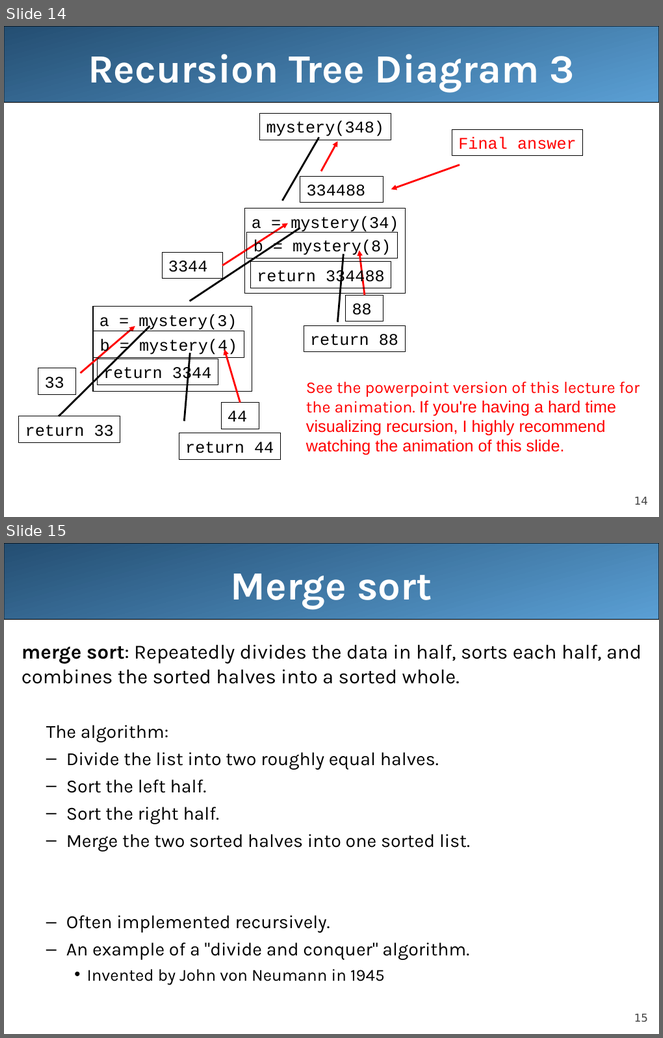
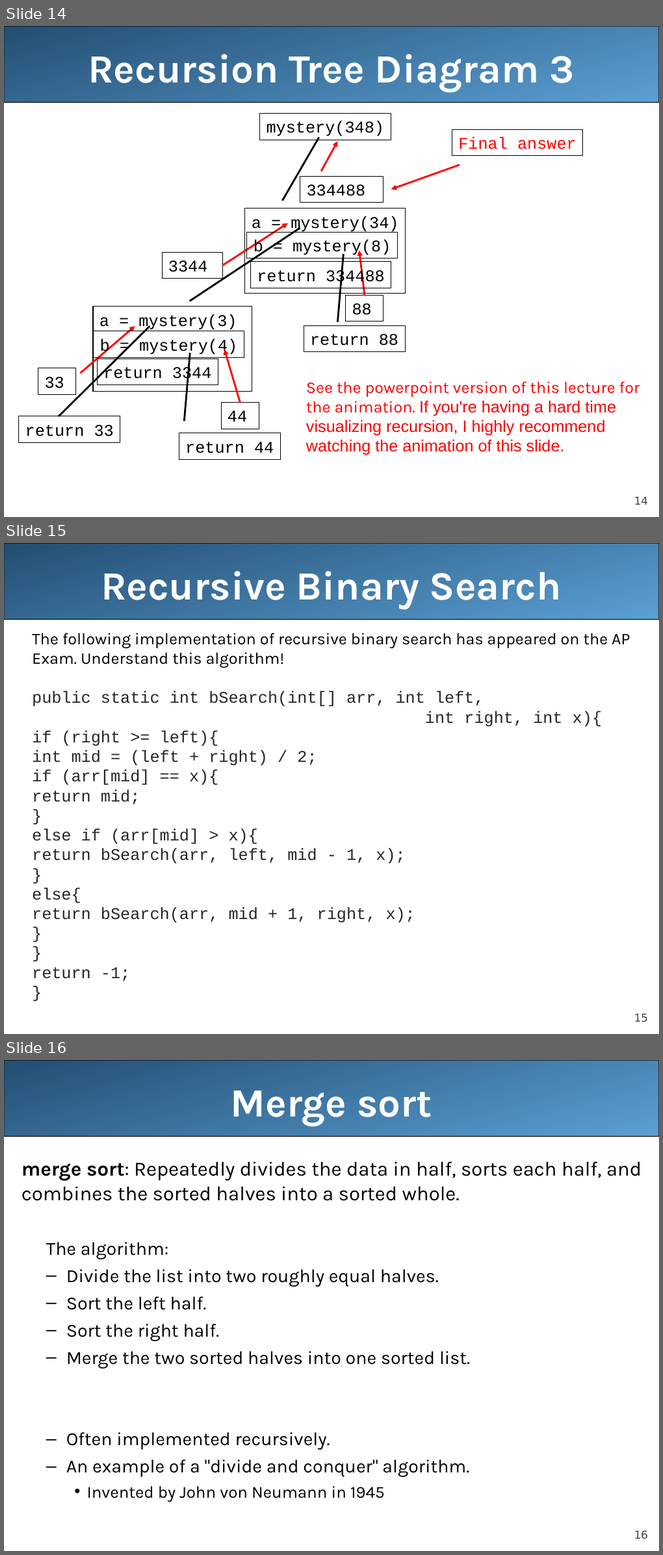
Before and after one commit to LongBaoNguyen/longbaonguyen.github.io, a slide deck: courses/apcsa/lecture23.ppt. Shown one above the other, each under a label of ours: slides 14 and 15 before the commit, slides 14, 15 and 16 after it. The pictures are 663x1038 and 663x1555 pixels, drawn with LibreOffice and Linux fonts; fonts in the diff are those of the drawing. Boxes give left, top, right and bottom in pixels: in the first picture for what was removed or moved away, otherwise in the second. Text is boxed around its words. In the diff, an @@ line names an element or a change of style, - is before the commit and + after.

```diff
--- a/courses/apcsa/lecture23.ppt
+++ b/courses/apcsa/lecture23.ppt
@@ slide 15 added at [4,543,659,1034], background #FFFFFF; not listed: 2 template elements that a slide beside it also shows @@
@@ title added at [101,571,562,609], 44 pt, text #FFFFFF, bold @@
+Recursive Binary Search
@@ text added at [32,633,630,982], 18 pt, text #262626 @@
+The following implementation of recursive binary search has appeared on the AP Exam. Understand this algorithm!
+public static int bSearch(int[] arr, int left,
+int right, int x){
+if (right >= left){
+int mid = (left + right) / 2;
+if (arr[mid] == x){
+return mid;
+}
+else if (arr[mid] > x){
+return bSearch(arr, left, mid - 1, x);
+}
+else{
+return bSearch(arr, mid + 1, right, x);
+}
+}
+return -1;
+}
@@ what was slide 15 is now slide 16 @@
@@ page number at [634,1531,648,1539]: text changed @@
-15
+16
```
Also in this commit, not shown: 2 slides removed, 2 other files.
